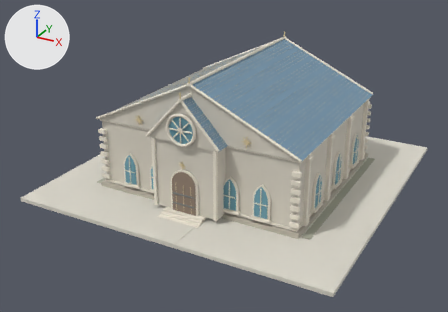
The FBX model Assets/Models/Kingdom/City/Models/ArcaneAcademy_Lv1.fbx as it was, and as the next commit left it.
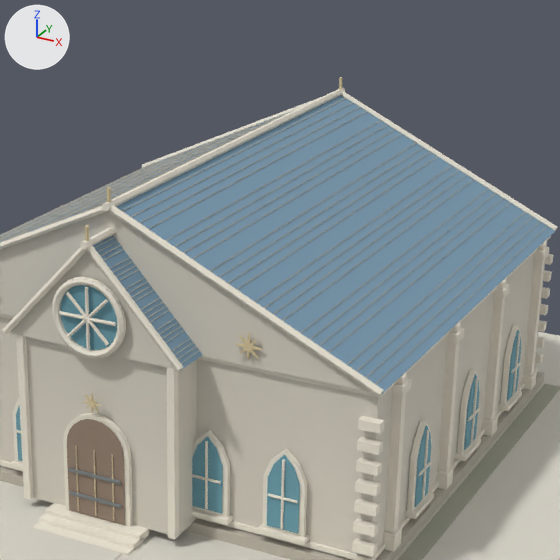
Each version is shown whole from a 50 mm lens placed at (22.25, -43.62, 23.11), pointed at (-0.29, -2.64, 2.62), then close up on the part from 32% to 84% of the width and 0% to 74% of the height. Lighting does not change. The marker at upper left points along +X, +Y and +Z. The first two pictures are the older version. Where no turn or scale is listed for an object, it has been applied to the vertices.

Objects in the first close-up: 'Decor side pilasters.015', 'Door panel.015', 'Fixed 26m plot.015', 'Gable infill.010', 'Gable verge.010', 'Grass edging.015', 'Main school walls.015', 'Projecting entrance bay.015', 'Roof courses.010', 'Roof surfaces.015', 'School foundation.015', 'Window glass.015' and 21 more.
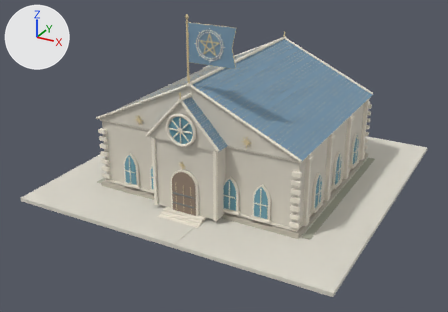
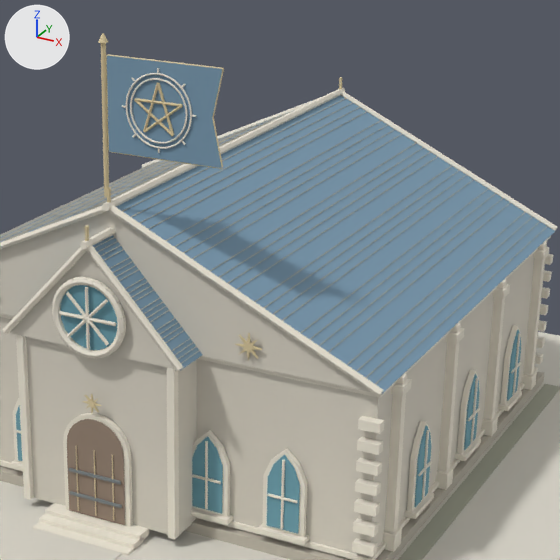
Boxes (x1, y1, x2, y2) around the edits, measured in the close-ups (560 x 560 px):
'School icon flag cloth.015', added (blue): after (107, 56, 222, 168)
'School icon flag emblem.030', added: after (121, 68, 196, 153)
'School icon flag mast.015', added (beige): after (100, 43, 109, 197)
'School icon flag emblem.031', added (beige): after (134, 82, 183, 136)
'School icon flag hem.015', added: after (106, 54, 224, 169)
'School icon flag finial.015', added: after (98, 33, 108, 43)

The change, as a diff of the scene's bpy script:
```diff
--- a/Assets/Models/Kingdom/City/Models/ArcaneAcademy_Lv1.fbx.py
+++ b/Assets/Models/Kingdom/City/Models/ArcaneAcademy_Lv1.fbx.py
@@ me_school_icon_flag_cloth_006 @@
+me_school_icon_flag_cloth_006.from_pydata([(0.06, -8.23, 11.88), (3.66, -8.23, 11.88), (3.36, -8.23, 13.23), (3.66, -8.23, 14.58), (0.06, -8.23, 14.58), (0.06, -8.17, 11.88), (3.66, -8.17, 11.88), (3.36, -8.17, 13.23), (3.66, -8.17, 14.58), (0.06, -8.17, 14.58)], [], [(4, 3, 2, 1, 0), (5, 6, 7, 8, 9), (0, 1, 6, 5), (1, 2, 7, 6), (2, 3, 8, 7), (3, 4, 9, 8), (4, 0, 5, 9)])
+me_school_icon_flag_cloth_006.materials.append(mat_blue)  # blue #799ab2
@@ ob_school_icon_flag_emblem_030 @@
+ob_school_icon_flag_emblem_030 = bpy.data.objects.new('School icon flag emblem.030', me_school_icon_flag_emblem_011)  # 2112 vertices, 1664 faces; spans x 0.54..2.88, y -8.29..-8.1, z 12.06..14.4; in mat_white (white #f4eee2)
+ob_school_icon_flag_emblem_030.location = (0.0, 0.0, 0.0)
@@ ob_school_icon_flag_mast_015 @@
+ob_school_icon_flag_mast_015 = bpy.data.objects.new('School icon flag mast.015', me_school_icon_flag_mast_006)  # 20 vertices, 12 faces; spans x -0.14..0.01, y -8.27..-8.13, z 10.53..14.93; in mat_gold (beige #ddcca1)
+ob_school_icon_flag_mast_015.location = (0.0, 0.0, 0.0)
@@ ob_school_icon_flag_hem_015 @@
+ob_school_icon_flag_hem_015 = bpy.data.objects.new('School icon flag hem.015', me_school_icon_flag_hem_006)  # 54 vertices, 40 faces; spans x 0.03..3.68, y -8.23..-8.17, z 11.86..14.6; in mat_gold (beige #ddcca1)
+ob_school_icon_flag_hem_015.location = (0.0, 0.0, 0.0)
@@ ob_school_icon_flag_emblem_031 @@
+ob_school_icon_flag_emblem_031 = bpy.data.objects.new('School icon flag emblem.031', me_school_icon_flag_emblem_012)  # 100 vertices, 80 faces; spans x 0.95..2.46, y -8.3..-8.09, z 12.58..14.01; in mat_gold (beige #ddcca1)
+ob_school_icon_flag_emblem_031.location = (0.0, 0.0, 0.0)
@@ ob_school_icon_flag_finial_015 @@
+ob_school_icon_flag_finial_015 = bpy.data.objects.new('School icon flag finial.015', me_school_icon_flag_finial_006)  # a 12-sided cut cone along z (radius 0.14 at the low end, 0.02 at the high end) spanning x -0.205..0.075, y -8.34..-8.06, z 14.93..15.17; in mat_gold (beige #ddcca1)
+ob_school_icon_flag_finial_015.location = (0.0, 0.0, 0.0)
@@ ob_school_icon_flag_cloth_015 @@
+ob_school_icon_flag_cloth_015 = bpy.data.objects.new('School icon flag cloth.015', me_school_icon_flag_cloth_006)
+ob_school_icon_flag_cloth_015.location = (0.0, 0.0, 0.0)
```
